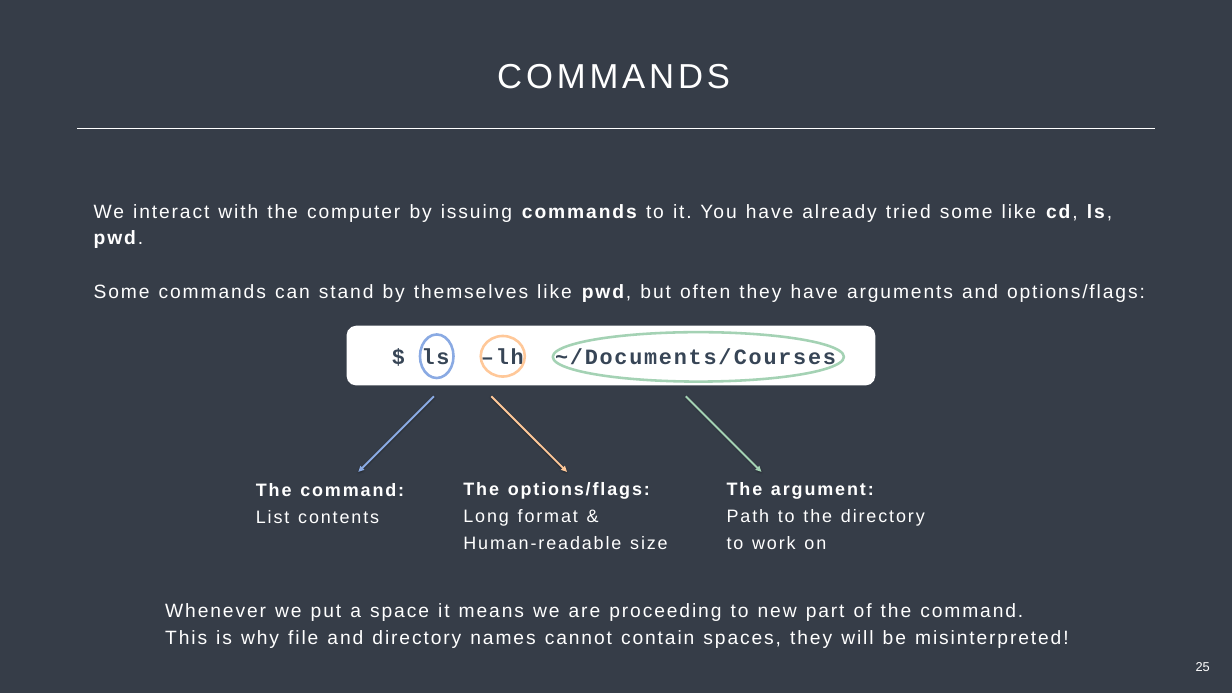
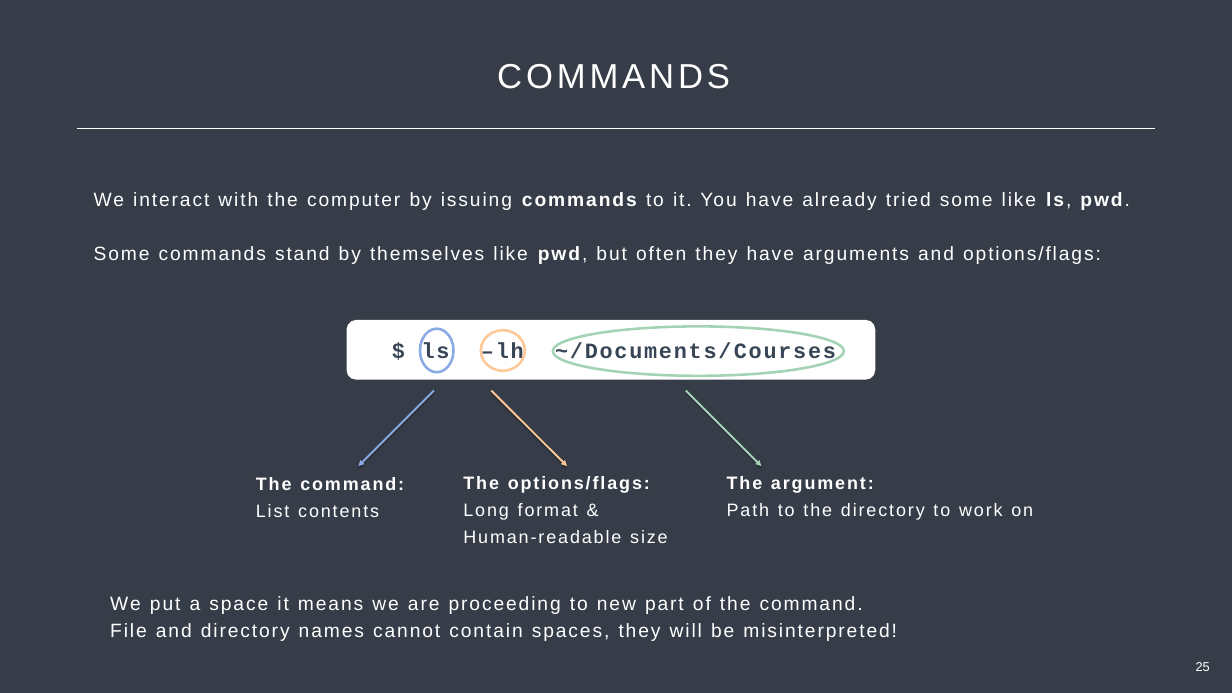
Before and after one commit to Center-for-Health-Data-Science/Just-Bash-It, a slide deck: slide 25 of Teachers/Just_Bash_It_Slideshow.pptx. Drawn at 1232x693 pixels with LibreOffice and Linux fonts; fonts in the diff are those of the drawing. Boxes give left, top, right and bottom in pixels: in the first picture for what was removed or moved away, otherwise in the second. Text is boxed around its words. In the diff, an @@ line names an element or a change of style, - is before the commit and + after.

```diff
--- a/Teachers/Just_Bash_It_Slideshow.pptx
+++ b/Teachers/Just_Bash_It_Slideshow.pptx
@@ text at box(94, 192, 1122, 264): text changed @@
-We interact with the computer by issuing commands to it. You have already tried some like cd, ls, pwd.
-Some commands can stand by themselves like pwd, but often they have arguments and options/flags:
+We interact with the computer by issuing commands to it. You have already tried some like ls, pwd.
+Some commands stand by themselves like pwd, but often they have arguments and options/flags:
@@ 3 texts, 3 ellipses, 3 arrows, 1 rounded rectangle: place and size @@
-3 texts, 3 ellipses, 3 arrows, 1 rounded rectangle at box(256, 326, 876, 549)
+3 texts, 3 ellipses, 3 arrows, 1 rounded rectangle at box(256, 320, 876, 543)
@@ text "The argument:" rewrapped from box(727, 482, 925, 549) to box(727, 476, 1033, 520) @@
@@ text at box(110, 596, 897, 641): text changed @@
-Whenever we put a space it means we are proceeding to new part of the command.
-This is why file and directory names cannot contain spaces, they will be misinterpreted!
+We put a space it means we are proceeding to new part of the command.
+File and directory names cannot contain spaces, they will be misinterpreted!
```
Also in this commit, not shown: 26 other slides changed.
